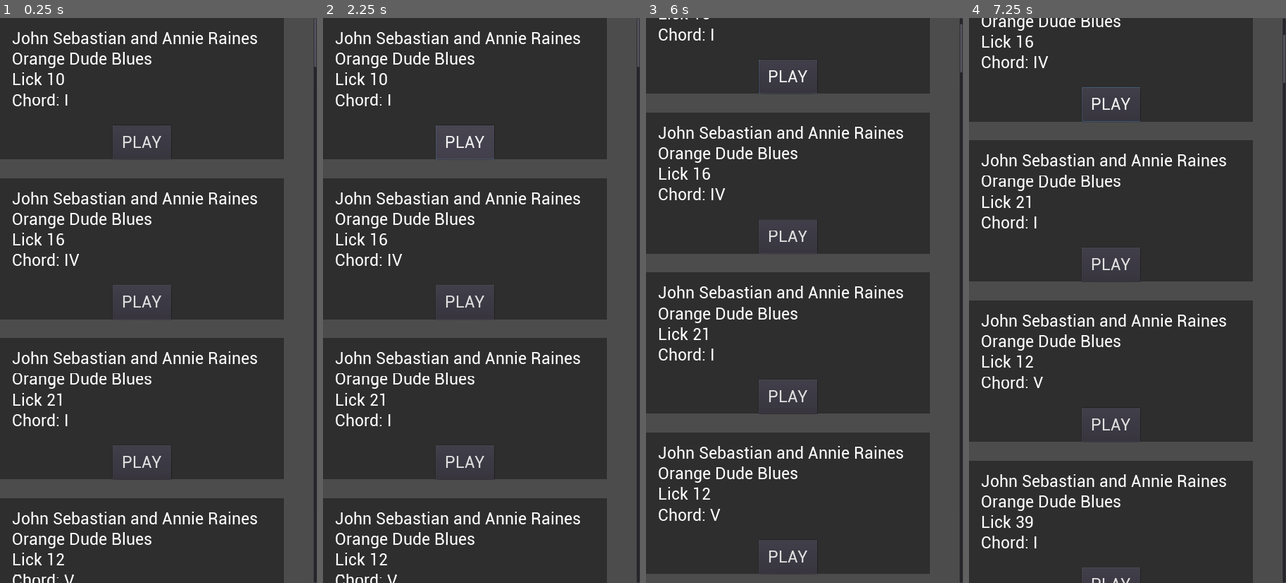
Above: before the commit, frames 1-4 (left to right).
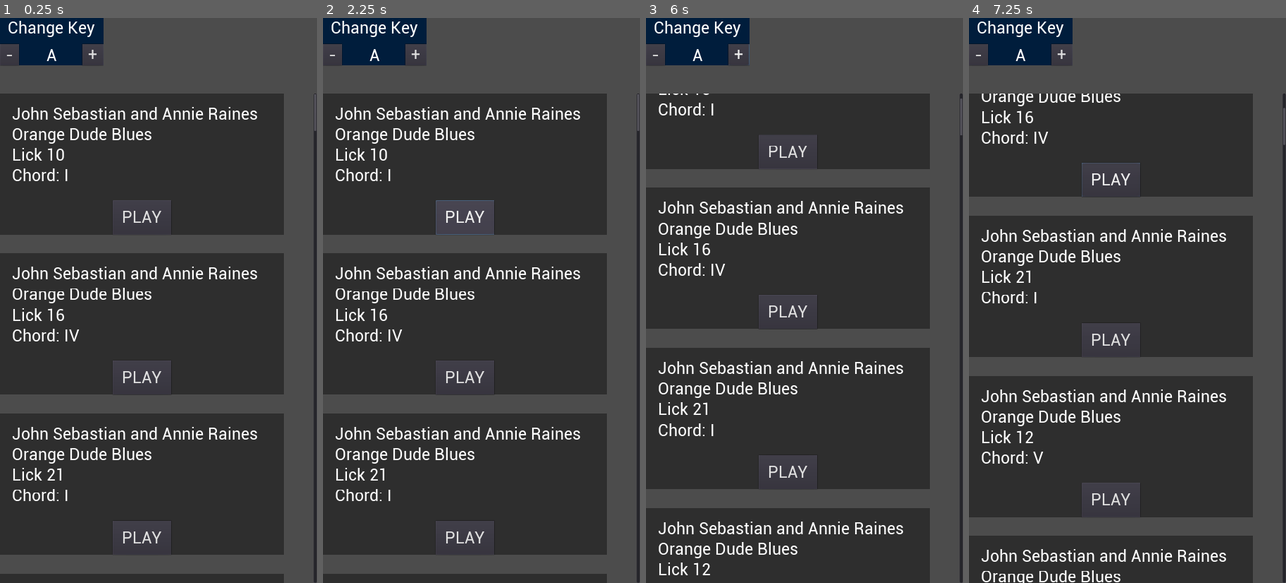
Above: after the commit, the same moments.

Repository: davifoox/harmonica-app
Game: Godot game, scene res://Main.tscn
The game is run twice, just before and just after one commit, with the same random seed, the same clock (stepped at 60 frames per second) and the same inputs.
Inputs (mouse positions are in pixels of both pictures, inside the frame that each line leads up to):
- Up to frame 1 (0.25 s): no input
- Up to frame 2 (2.25 s): click (414, 51) at 0.5 s, where only the run after the commit has a clickable "+"; click (332, 51) at 1.25 s, where only the run after the commit has a clickable "-"; click "PLAY" at 2 s
- Up to frame 3 (6 s): click "PLAY" at 2.75 s; tap Enter (ui_accept) at 3.5, 3.77, 4.25, 5, 5.75 s; move the mouse to (874, 272) at 3.52 s; hold Up (ui_up) 3.53-4.25 s; click (874, 272) at 3.67 s; drag from (741, 328) to (788, 413) at 4.27 s; move the mouse to (836, 176) at 5.02 s; hold Up (ui_up) 5.03-5.75 s; drag from (788, 413) to (709, 215) at 5.77 s
- Up to frame 4 (7.25 s): tap Enter (ui_accept) at 6.5, 6.77 s; move the mouse to (1222, 385) at 6.52 s; hold Down (ui_down) from 6.53 s (still down)

The runs differ from the first frame. In frame 1, 38% of the frame differs, in the area x 0-100%, y 0-100%; in frame 2, 40%; in frame 3, 39%; in frame 4, 39%.

Commit message:
add - KeyController node to main scene

Diff:
--- a/Main.tscn
+++ b/Main.tscn
@@ -16,7 +16,52 @@
 [node name="ScrollContainerSwipe" type="ScrollContainer" parent="."]
 anchor_right = 1.0
 anchor_bottom = 1.0
+margin_top = 256.0
 script = ExtResource( 4 )
 
 [node name="LicksContainer" type="VBoxContainer" parent="ScrollContainerSwipe"]
 custom_constants/separation = 64
+
+[node name="KeyController" type="Control" parent="."]
+margin_right = 352.0
+margin_bottom = 160.0
+
+[node name="ColorRect" type="ColorRect" parent="KeyController"]
+anchor_right = 1.0
+anchor_bottom = 1.0
+color = Color( 0, 0.113725, 0.235294, 1 )
+
+[node name="Label" type="Label" parent="KeyController"]
+anchor_right = 1.0
+margin_bottom = 66.0
+text = "Change Key"
+align = 1
+valign = 1
+
+[node name="ButtonPlus" type="Button" parent="KeyController"]
+anchor_left = 1.0
+anchor_top = 1.0
+anchor_right = 1.0
+anchor_bottom = 1.0
+margin_left = -72.0
+margin_top = -72.0
+text = " + "
+
+[node name="KeyLabel" type="Label" parent="KeyController"]
+anchor_left = 0.5
+anchor_top = 1.0
+anchor_right = 0.5
+anchor_bottom = 1.0
+margin_left = -112.0
+margin_top = -66.0
+margin_right = 112.0
+text = "A"
+align = 1
+valign = 1
+
+[node name="ButtonMinus" type="Button" parent="KeyController"]
+anchor_top = 1.0
+anchor_bottom = 1.0
+margin_top = -72.0
+margin_right = 65.0
+text = " - "
